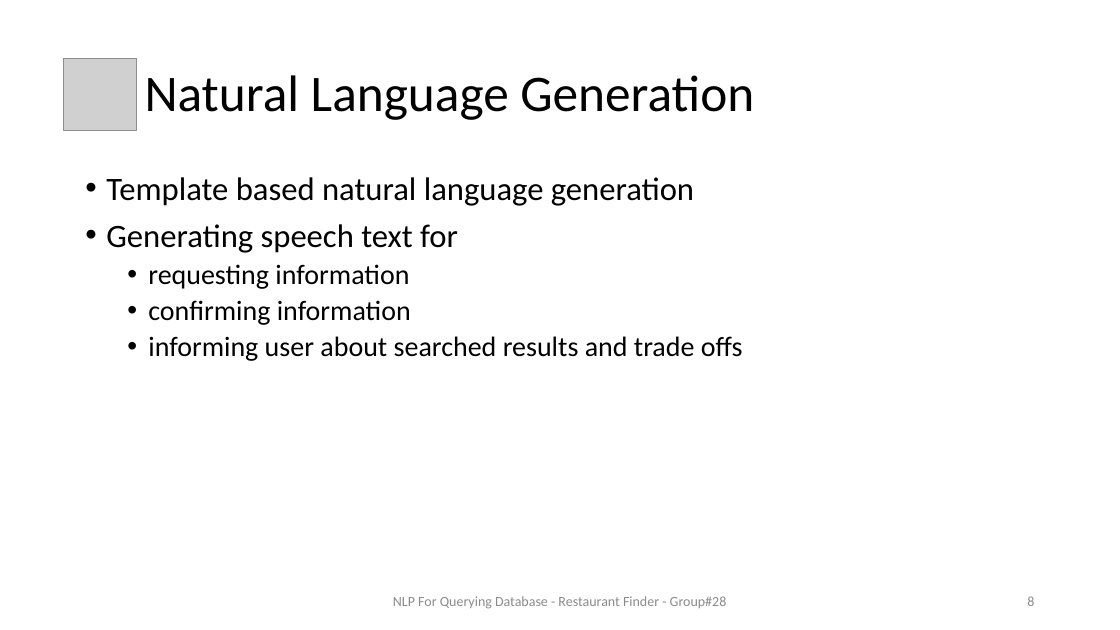
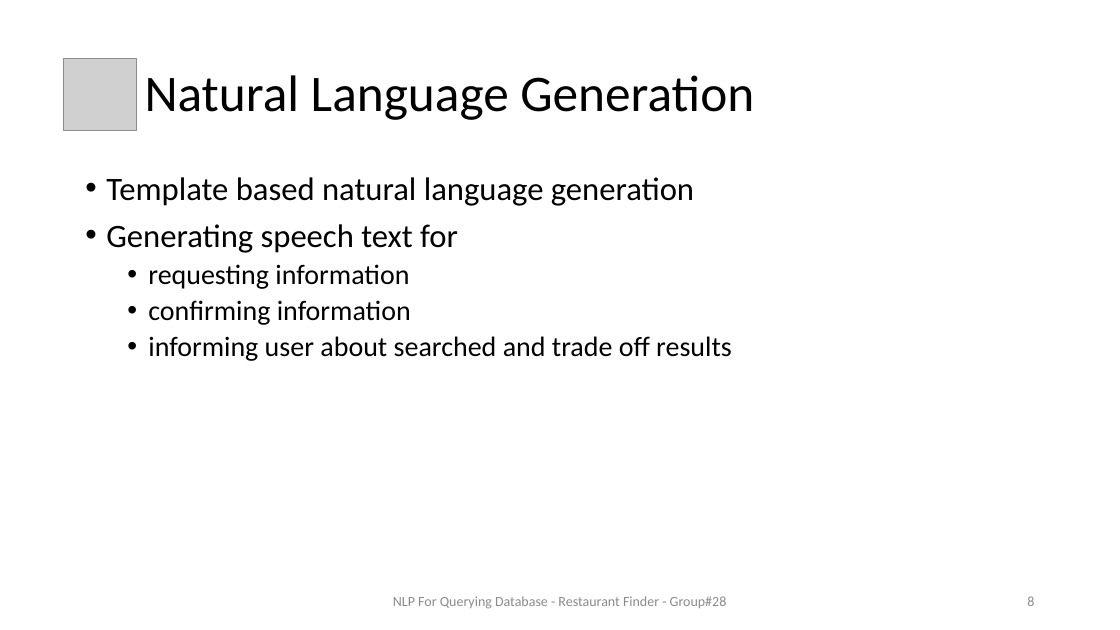
Before and after one commit to ameyah/nlp-query-generation, a slide deck: slide 8 of Presentation/NLP GROUP PRESENTATION.pptx. Drawn at 1120x630 pixels with LibreOffice and Linux fonts; fonts in the diff are those of the drawing; grey boxes stand for pictures. Boxes give left, top, right and bottom in pixels: in the first picture for what was removed or moved away, otherwise in the second. Text is boxed around its words. In the diff, an @@ line names an element or a change of style, - is before the commit and + after.

```diff
--- a/Presentation/NLP GROUP PRESENTATION.pptx
+++ b/Presentation/NLP GROUP PRESENTATION.pptx
@@ text at (148, 336, 732, 361): text changed @@
-  • informing user about searched results and trade offs
+  • informing user about searched and trade off results
```
Also in this commit, not shown: 5 other slides changed, 1 slide added.
